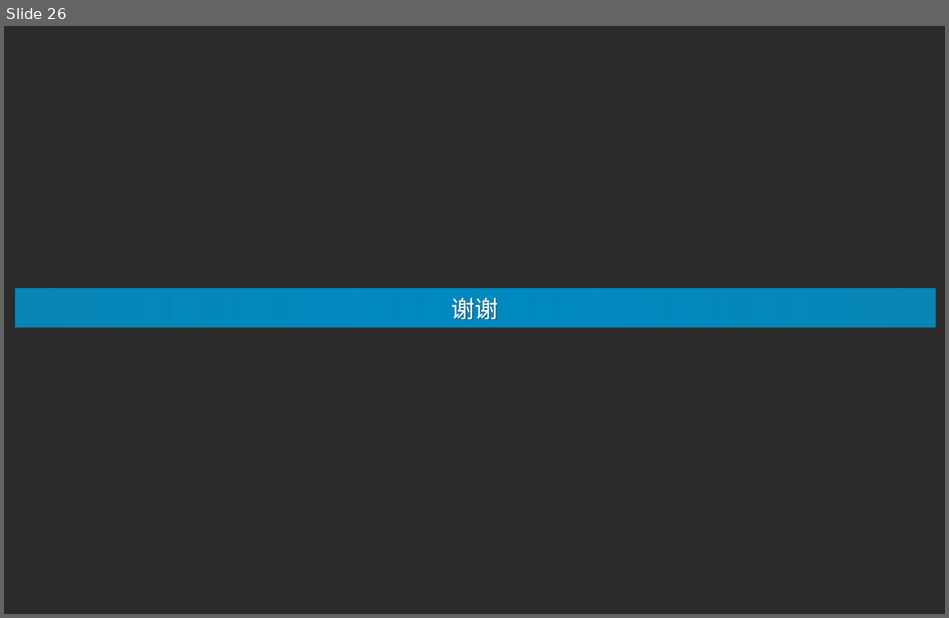
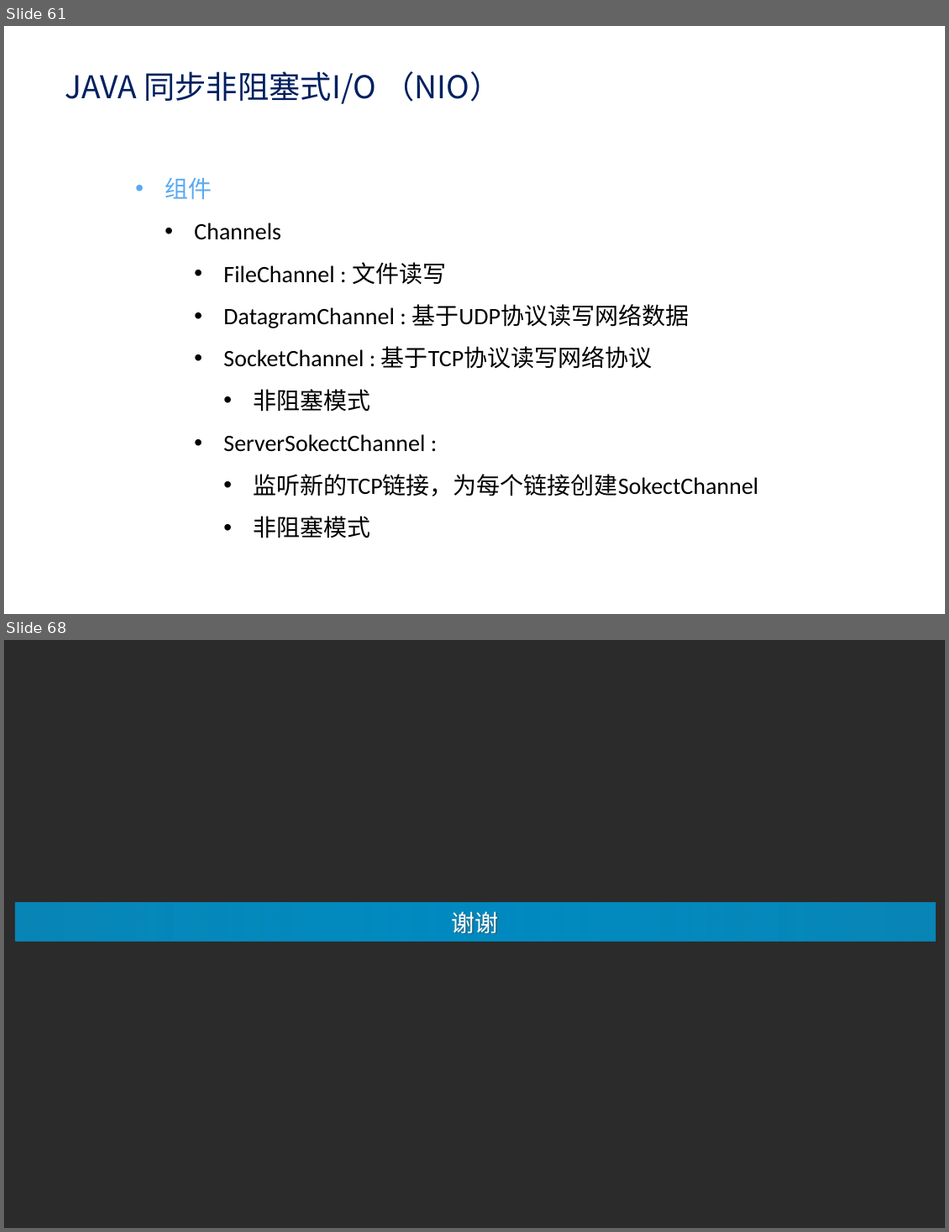
Before and after one commit to edwin1215/edwin, a slide deck: jvm原理.pptx. Shown one above the other, each under a label of ours: slide 26 before the commit, slides 61 and 68 after it; the slides between them are not shown. The pictures are 949x618 and 949x1232 pixels, drawn with LibreOffice and Linux fonts; fonts in the diff are those of the drawing; background and template pictures are left out; a plain dark background stands for a picture behind light text. Boxes give left, top, right and bottom in pixels: in the first picture for what was removed or moved away, otherwise in the second. Text is boxed around its words. In the diff, an @@ line names an element or a change of style, - is before the commit and + after.

Commit message:
add

```diff
--- a/jvm原理.pptx
+++ b/jvm原理.pptx
@@ slide 61 added at (4, 26, 945, 614), background picture (left out) @@
@@ text added at (64, 71, 501, 104), 24 pt, text #002060 @@
+JAVA 同步非阻塞式I/O （NIO）
@@ text added at (164, 177, 758, 538), 18 pt, text #000000 @@
+  • 组件
+  • Channels
+  • FileChannel : 文件读写
+  • DatagramChannel : 基于UDP协议读写网络数据
+  • SocketChannel : 基于TCP协议读写网络协议
+  • 非阻塞模式
+  • ServerSokectChannel :
+  • 监听新的TCP链接，为每个链接创建SokectChannel
+  • 非阻塞模式
@@ what was slide 26 is now slide 68 @@
```
Also in this commit, not shown: 1 slide changed, 41 other slides added.
